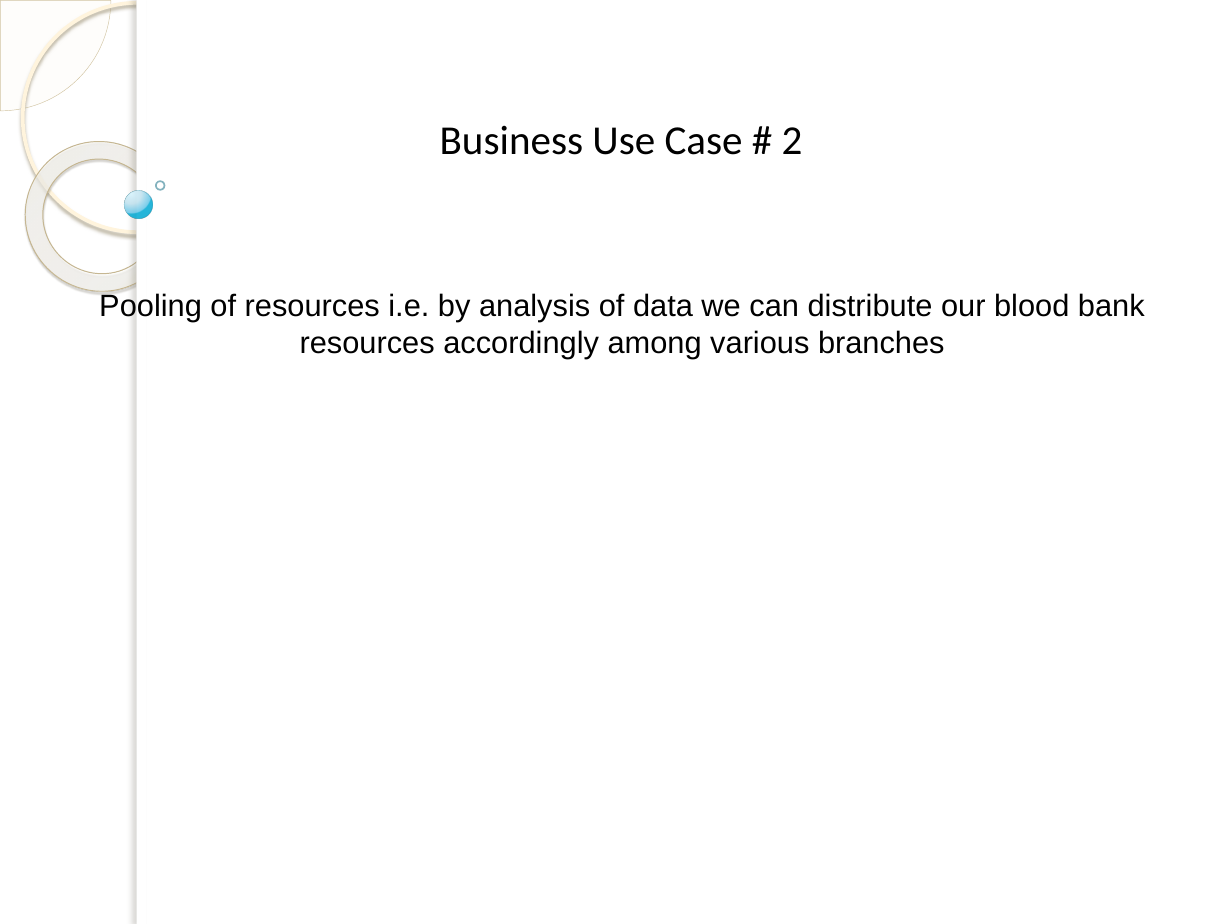
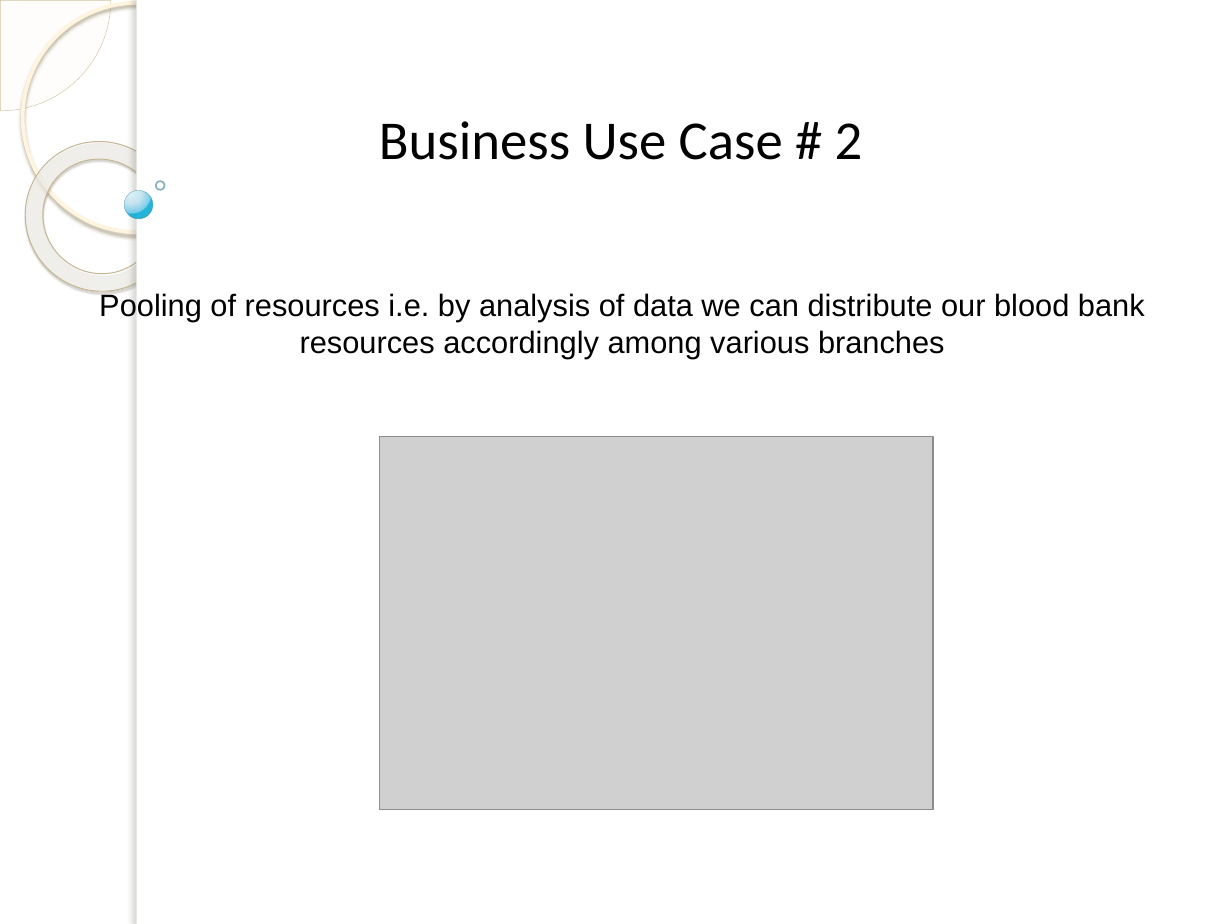
Before and after one commit to Hasannajeeb/Data-Squad, a slide deck: slide 2 of business use cases.pptx. Drawn at 1232x924 pixels with LibreOffice and Linux fonts; fonts in the diff are those of the drawing; grey boxes stand for pictures; background and template pictures are left out. Boxes give left, top, right and bottom in pixels: in the first picture for what was removed or moved away, otherwise in the second. Text is boxed around its words. In the diff, an @@ line names an element or a change of style, - is before the commit and + after.

```diff
--- a/business use cases.pptx
+++ b/business use cases.pptx
@@ text "Business Use Case # 2" at bbox=[379, 121, 863, 160]: size 24 to 32 pt @@
@@ picture added at bbox=[379, 436, 933, 809] @@
```
Also in this commit, not shown: 3 other slides changed, 1 slide added, 1 other file.
